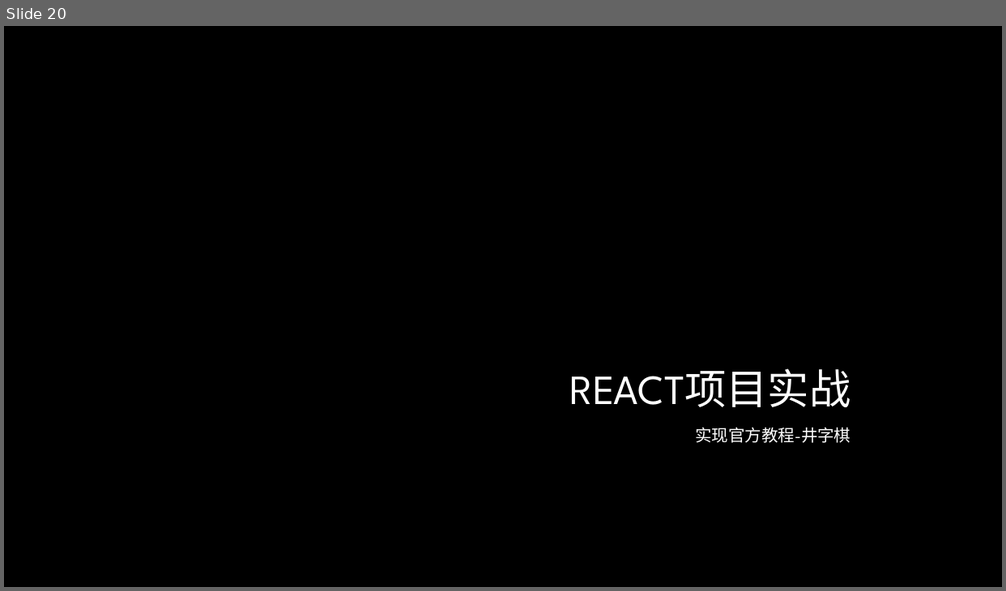
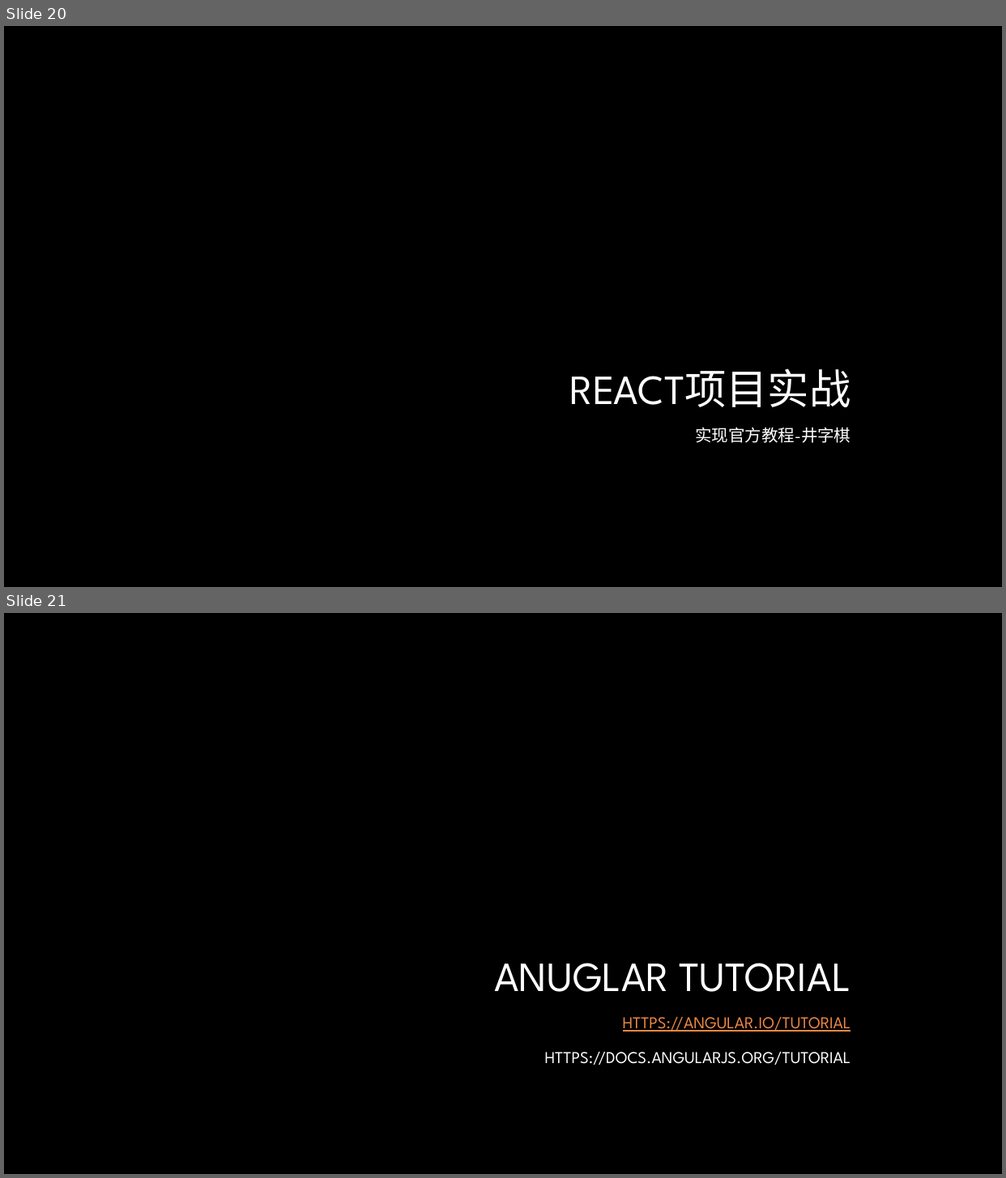
Before and after one commit to lee813/ECVFrontend, a slide deck: 前端课程.pptx. Shown one above the other, each under a label of ours: slide 20 before the commit, slides 20 and 21 after it. The pictures are 1006x591 and 1006x1178 pixels, drawn with LibreOffice and Linux fonts; fonts in the diff are those of the drawing; background and template pictures are left out. Boxes give left, top, right and bottom in pixels: in the first picture for what was removed or moved away, otherwise in the second. Text is boxed around its words. In the diff, an @@ line names an element or a change of style, - is before the commit and + after.

Commit message:
add angular tutorial

```diff
--- a/前端课程.pptx
+++ b/前端课程.pptx
@@ slide 21 added at (4, 613, 1002, 1174), background picture (left out) @@
@@ title added at (494, 963, 851, 992), 40 pt, text gradient #FFFFFF to #A6A6A6 @@
+ANUGLAR TUTORIAL
@@ text added at (545, 1017, 851, 1065), 20 pt, text gradient #FFFFFF to #BFBFBF, small capitals @@
+https://angular.io/tutorial
+https://docs.angularjs.org/tutorial
```
